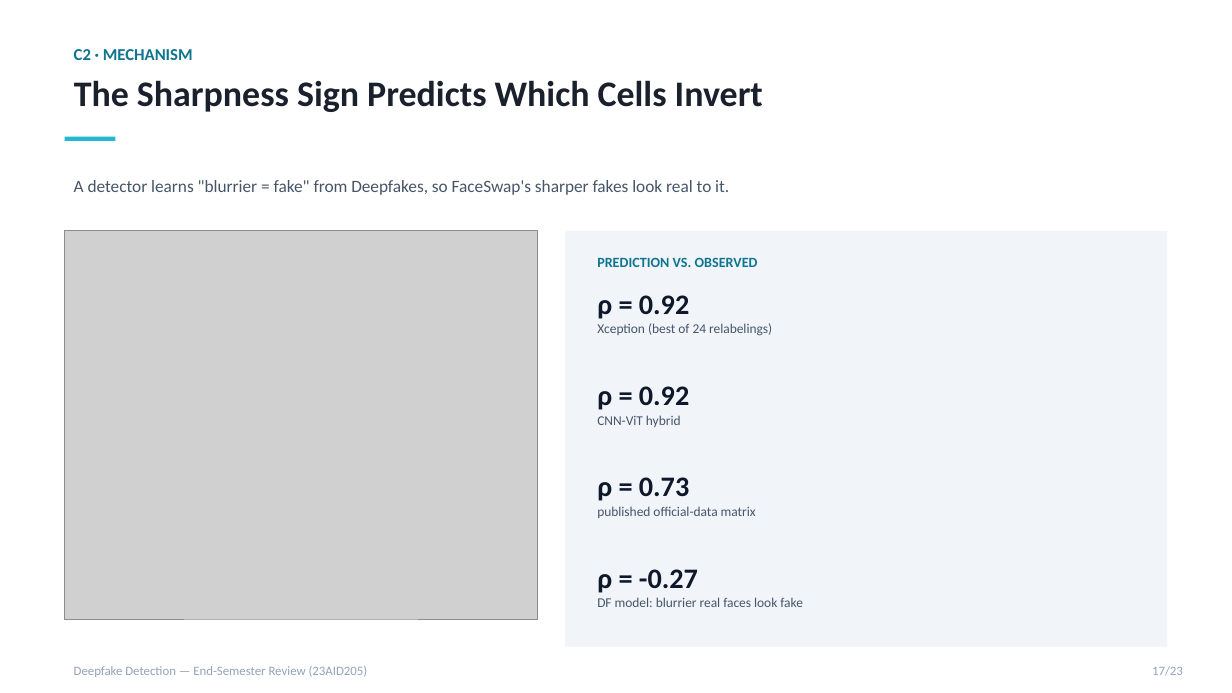
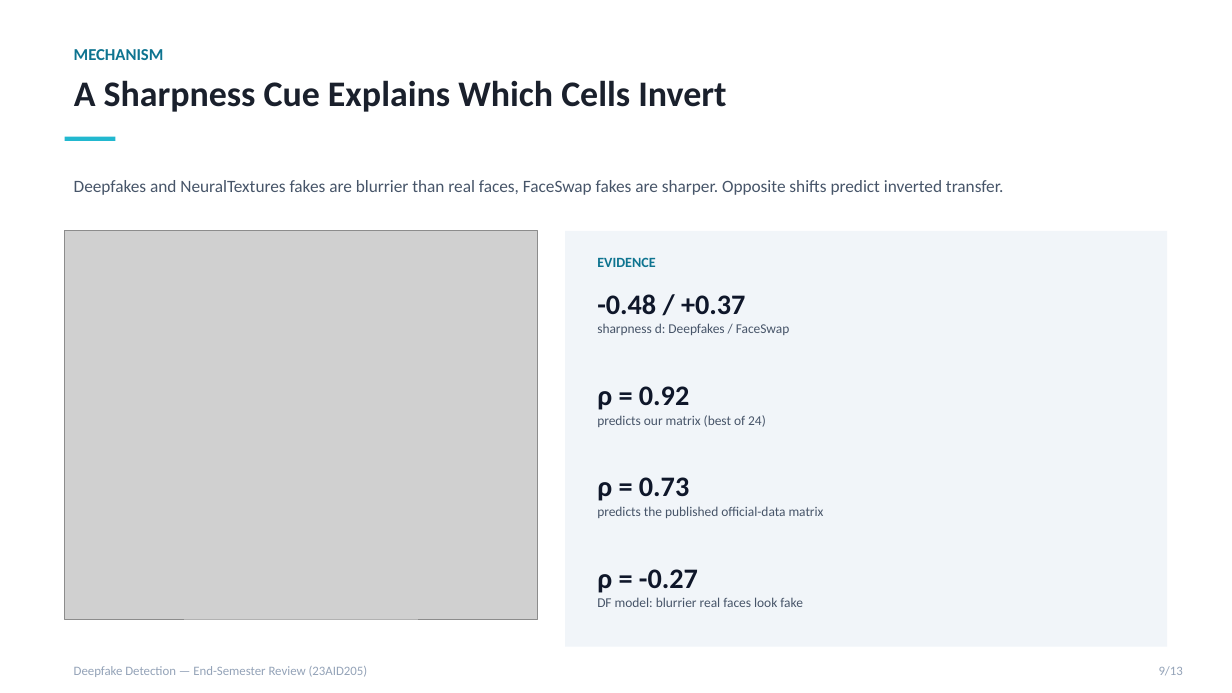
Before and after one commit to DUNE-ODYSSEY/deepfake-detection, a slide deck: slide 9 of docs/end_review_presentation.pptx (slide 17 before the commit). Drawn at 1232x693 pixels with LibreOffice and Linux fonts; fonts in the diff are those of the drawing; grey boxes stand for pictures. Boxes give left, top, right and bottom in pixels: in the first picture for what was removed or moved away, otherwise in the second. Text is boxed around its words. In the diff, an @@ line names an element or a change of style, - is before the commit and + after.

```diff
--- a/docs/end_review_presentation.pptx
+++ b/docs/end_review_presentation.pptx
@@ text at [74, 49, 164, 60]: text changed @@
-C2 · MECHANISM
+MECHANISM
@@ text at [74, 80, 726, 112]: text changed @@
-The Sharpness Sign Predicts Which Cells Invert
+A Sharpness Cue Explains Which Cells Invert
@@ text at [74, 180, 1003, 195]: text changed @@
-A detector learns "blurrier = fake" from Deepfakes, so FaceSwap's sharper fakes look real to it.
+Deepfakes and NeuralTextures fakes are blurrier than real faces, FaceSwap fakes are sharper. Opposite shifts predict inverted transfer.
@@ text at [597, 257, 656, 267]: text changed @@
-PREDICTION VS. OBSERVED
+EVIDENCE
@@ text at [597, 294, 745, 314]: text changed @@
-ρ = 0.92
+-0.48 / +0.37
@@ text at [597, 323, 789, 335]: text changed @@
-Xception (best of 24 relabelings)
+sharpness d: Deepfakes / FaceSwap
@@ text at [597, 415, 766, 427]: text changed @@
-CNN-ViT hybrid
+predicts our matrix (best of 24)
@@ text at [597, 506, 824, 518]: text changed @@
-published official-data matrix
+predicts the published official-data matrix
@@ text at [1159, 666, 1183, 675]: text changed @@
-17/23
+9/13
```
Also in this commit, not shown: 10 other slides changed, 1 slide added, 11 slides removed.
